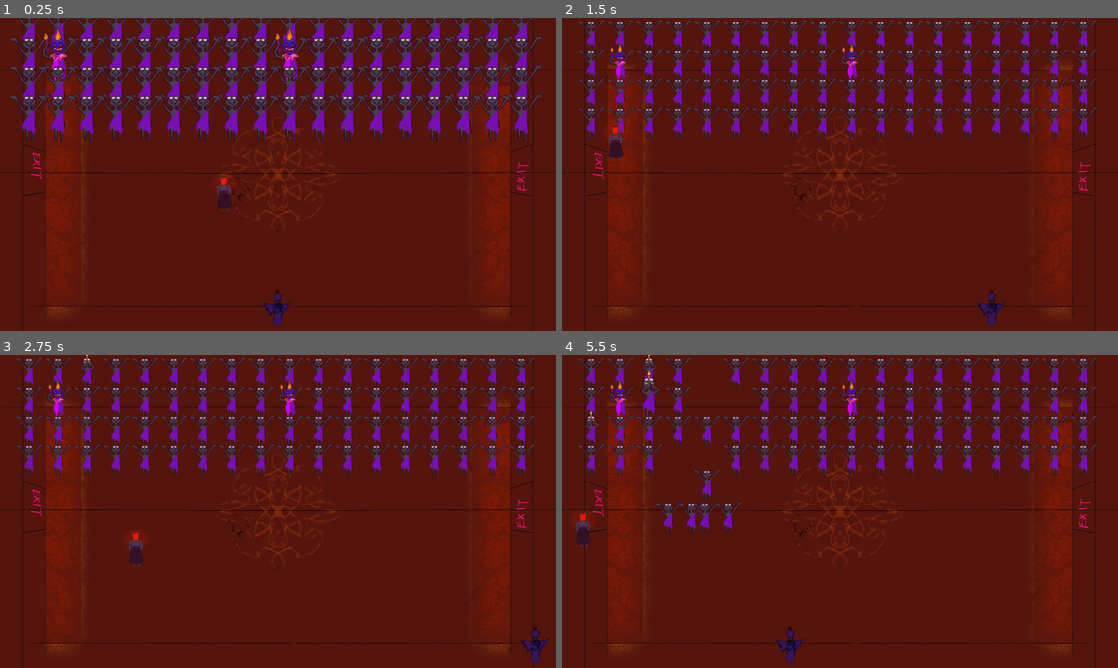
Above: before the commit, frames 1-4 (two rows, left to right).
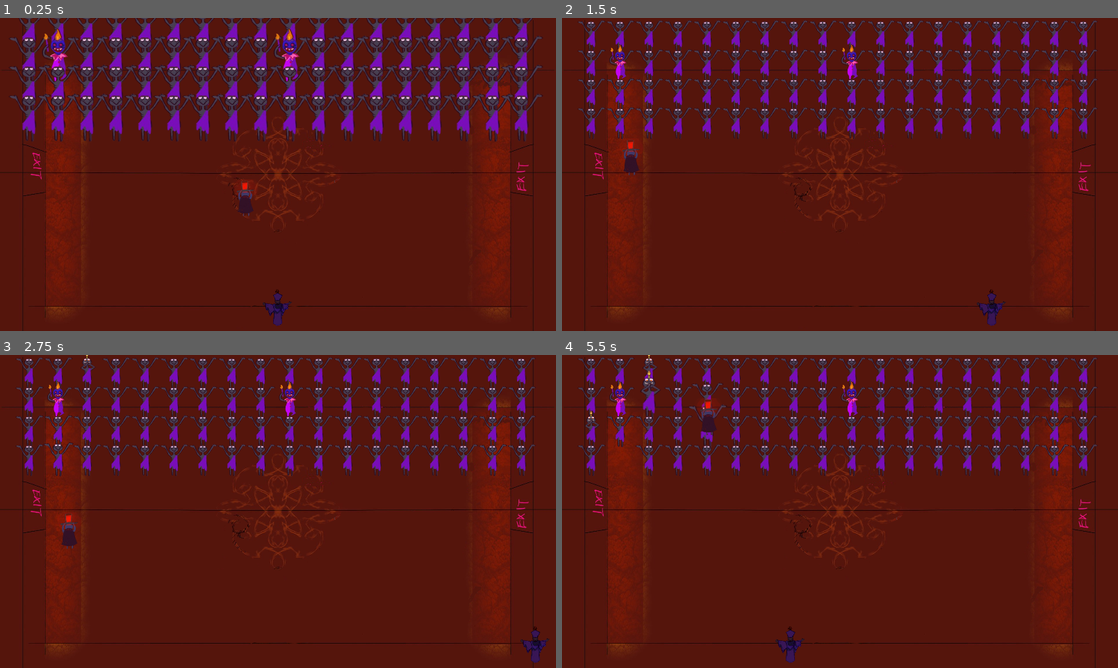
Above: after the commit, the same moments.

Repository: QuantumForgeGames/lest-ye-falter
Game: Godot game, scene res://scenes/levels/debug_level.tscn
Two runs of this game, one before a commit and one after it. Both use one fixed random seed, a clock stepped at 60 frames per second and the inputs below.
Inputs:
- Up to frame 1 (0.25 s): no input
- Up to frame 2 (1.5 s): hold D (move_right) 0.53-1.28 s; hold O (serve_punch) 0.53-1.28 s; hold S (move_down) from 1.28 s (still down); tap O (serve_punch) at 1.35 s
- Up to frame 3 (2.75 s): release S (move_down) at 2.03 s; hold D (move_right) from 2.03 s (still down); hold O (serve_punch) from 2.03 s (still down)
- Up to frame 4 (5.5 s): release D (move_right) at 2.78 s; release O (serve_punch) at 2.78 s; hold W (move_up) 2.78-3.53 s; tap O (serve_punch) at 2.85, 4.35 s; hold O (serve_punch) 3.53-4.28 s; hold A (move_left) 3.53-5.03 s; hold S (move_down) from 5.03 s (still down); hold O (serve_punch) from 5.03 s (still down)

The runs differ from the first frame. In frame 1, 0.4% of the frame differs, in the area x 38-46%, y 50-64%; in frame 2, 0.4%; in frame 3, 0.5%; in frame 4, 2.0%, in the area x 2-34%, y 0-62%.

Commit message:
add export vars to ball

Diff:
--- a/scenes/entities/ball.tscn
+++ b/scenes/entities/ball.tscn
@@ -12,6 +12,7 @@
 
 [node name="Ball" type="CharacterBody2D"]
 script = ExtResource("1_u8675")
+speed = 500.0
 
 [node name="Sprite" type="Sprite2D" parent="."]
 position = Vector2(0, -45)
--- a/scripts/entities/ball.gd
+++ b/scripts/entities/ball.gd
@@ -7,6 +7,8 @@
 var WIDE_BOUNCE = (Vector2.UP + Vector2.RIGHT * 5).normalized()
 
 @export var speed :float = 800
+@export var MAX_SPEED :float = 600
+@export var MIN_SPEED :float = 800
 
 func _ready () -> void:
 	motion_mode = CharacterBody2D.MOTION_MODE_FLOATING
@@ -18,6 +20,7 @@
 
 func _process (_delta :float) -> void:
 	_bounce(move_and_collide(velocity * _delta))
+	print(velocity.length())
 
 
 func _bounce (collision_ :KinematicCollision2D) -> void:
@@ -33,6 +36,6 @@
 		trajectory = lerp(trajectory, velocity.normalized(), 0.2).normalized()
 		trajectory.x *= sign(velocity.x)
 		velocity = trajectory * velocity.length() + collider.velocity
-		velocity = velocity.normalized() * clampf(400, 1000, velocity.length())
+		velocity = velocity.normalized() * clampf(MIN_SPEED, MAX_SPEED, velocity.length())
 
 	$HitHandlerSystem.on_collision(collider)
